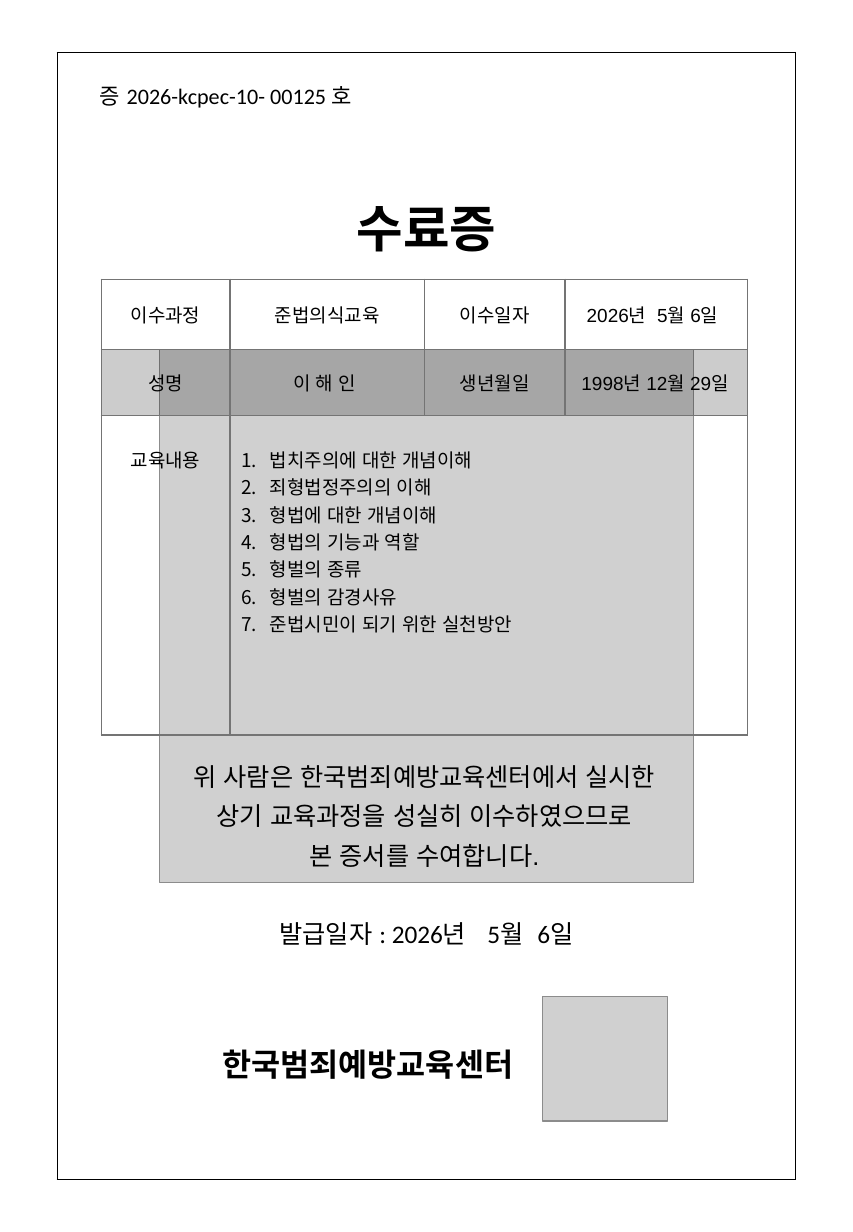
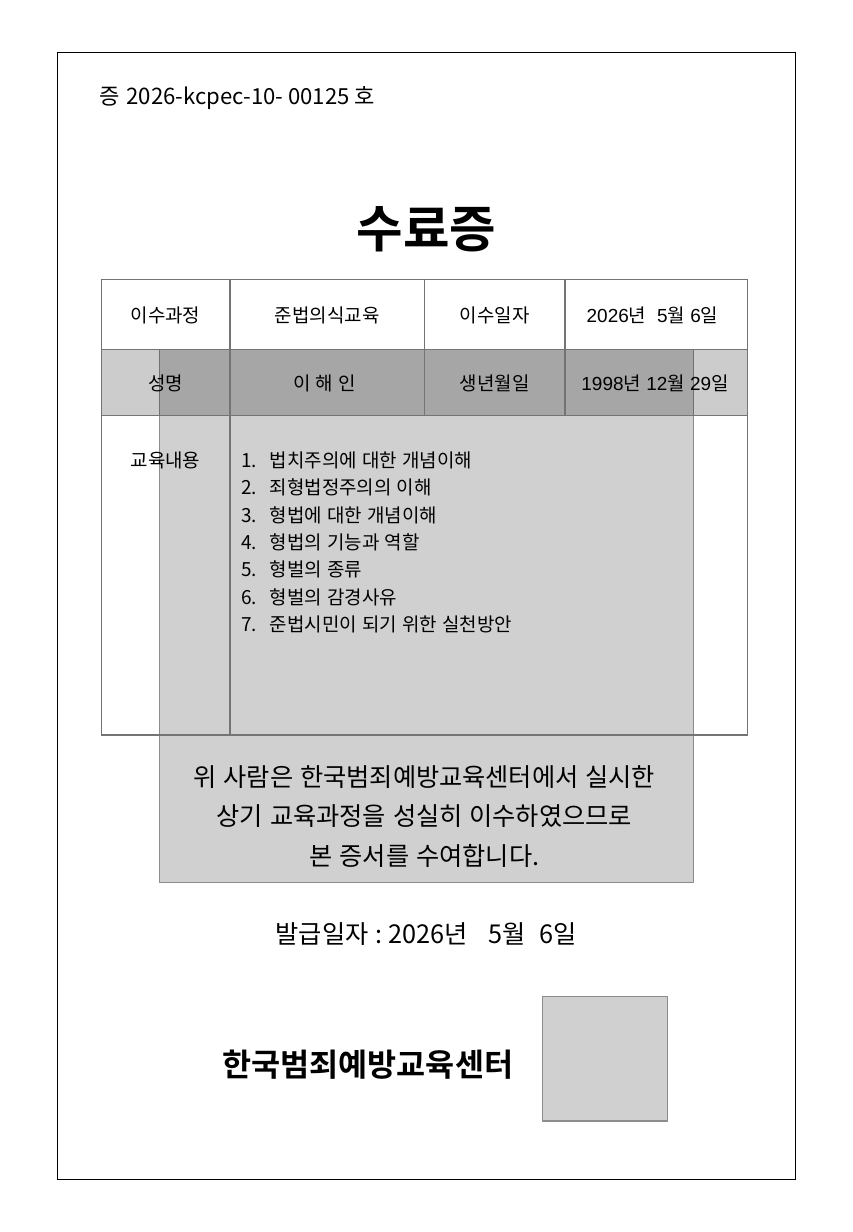
Before and after one commit to nahyun27/kcpec-platform, a slide deck: slide 1 of backend/static/templates/certificates/1. 준법의식 수료증.pptx. Drawn at 853x1232 pixels with LibreOffice and Linux fonts; fonts in the diff are those of the drawing; grey boxes stand for pictures. Boxes give left, top, right and bottom in pixels: in the first picture for what was removed or moved away, otherwise in the second. Text is boxed around its words. In the diff, an @@ line names an element or a change of style, - is before the commit and + after.

```diff
--- a/backend/static/templates/certificates/1. 준법의식 수료증.pptx
+++ b/backend/static/templates/certificates/1. 준법의식 수료증.pptx
@@ table: place and size @@
-table at [57,52,795,425]
+table at [57,52,795,1179]
@@ text "증 2026-kcpec-10- 00125 호" at [100,86,375,109]: font Calibri to Noto Sans CJK KR @@
@@ text "발급일자 : 2026년 5월 6일" at [276,922,577,945]: font Calibri to Noto Sans CJK KR @@
```
Also in this commit, not shown: 10 other files.
